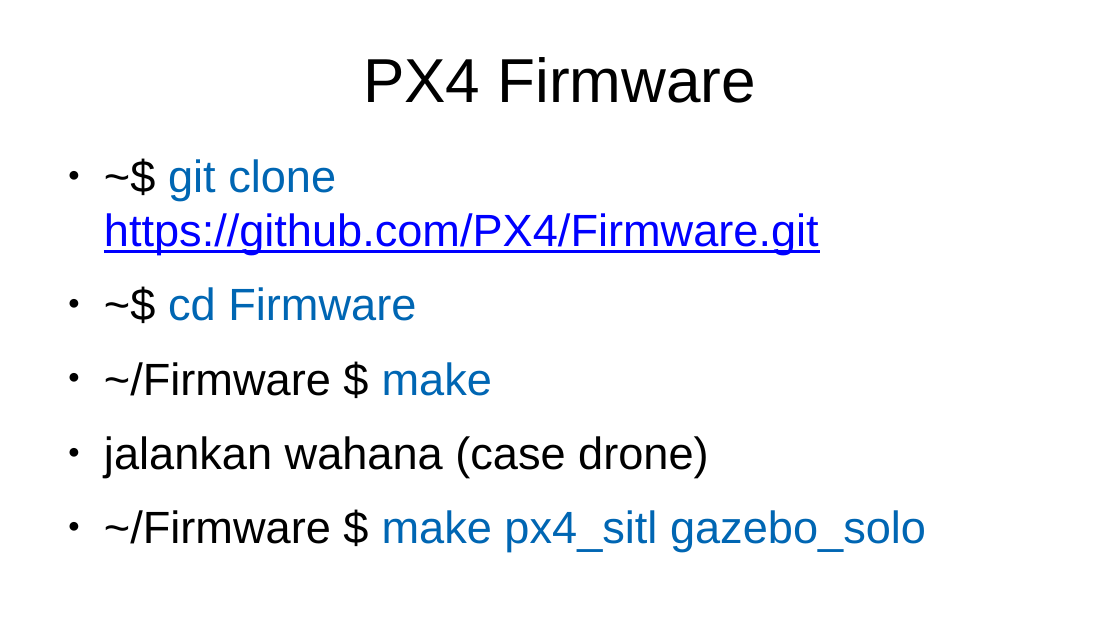
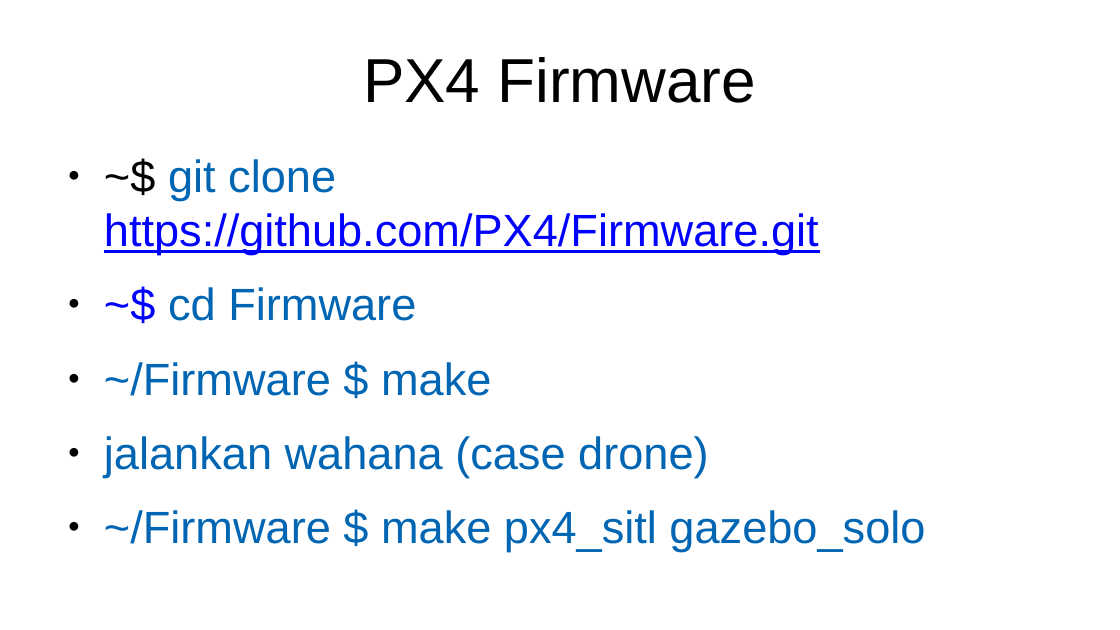
Before and after one commit to lp02781/pelatihan_ros, a slide deck: slide 3 of pelatihan_gazebo.pptx. Drawn at 1120x630 pixels with LibreOffice and Linux fonts; fonts in the diff are those of the drawing. Boxes give left, top, right and bottom in pixels: in the first picture for what was removed or moved away, otherwise in the second. Text is boxed around its words. In the diff, an @@ line names an element or a change of style, - is before the commit and + after.

```diff
--- a/pelatihan_gazebo.pptx
+++ b/pelatihan_gazebo.pptx
@@ text at [104,287,925,552]: text colour #000000 to #0000FF in "~$"; text colour #000000 to #0066B3 in "~/Firmware $", "jalankan wahana (case drone)", "~/Firmware $" @@
```
Also in this commit, not shown: 1 other slide changed, 1 slide added, 1 other file.
